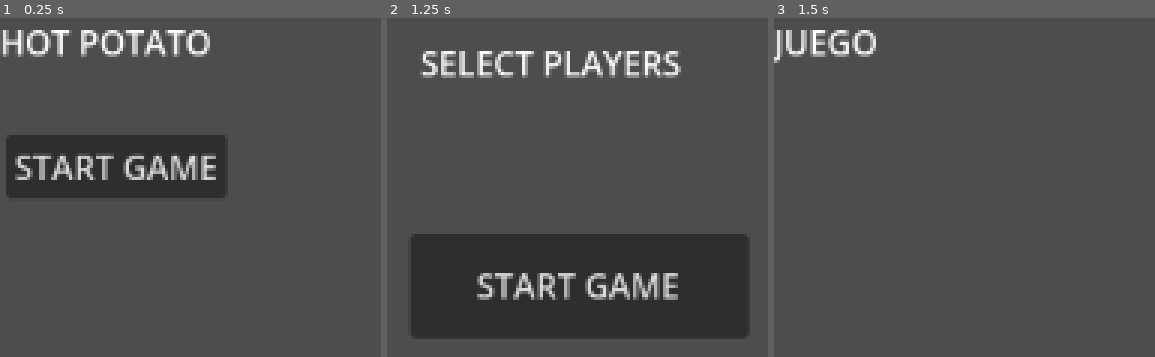
Above: before the commit, frames 1-3 (left to right).
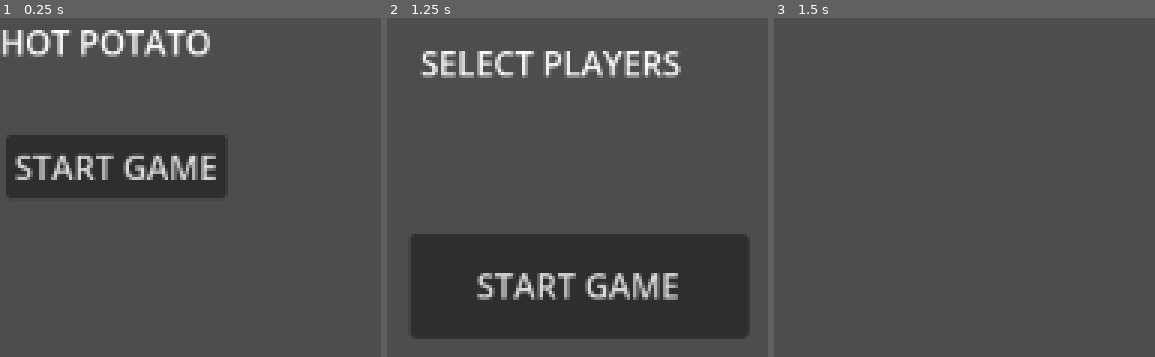
Above: after the commit, the same moments.

Repository: lucianocanovas/hot-potato
Game: Godot game, scene res://scenes/Menu/MainMenu.tscn
Two runs of this game, one before a commit and one after it. Both use one fixed random seed, a clock stepped at 60 frames per second and the inputs below.
Inputs:
- Up to frame 1 (0.25 s): no input
- Up to frame 2 (1.25 s): click "START GAME" at 0.5 s
- Up to frame 3 (1.5 s): click "START GAME" at 1.25 s

Frames 1-2 are identical in both runs. In frame 3, 1.3% of the frame differs, in the area x 0-27%, y 3-14%.

Commit message:
bomb and arrow test assets

Diff:
--- /dev/null
+++ b/scenes/MainGame/Bomb.tscn
@@ -0,0 +1,19 @@
+[gd_scene load_steps=3 format=3 uid="uid://mxtemd43dmw8"]
+
+[ext_resource type="Texture2D" uid="uid://442o0oc40qhk" path="res://assets/bomb.png" id="1_4dw51"]
+[ext_resource type="Texture2D" uid="uid://cdkc3s2f6bi0d" path="res://assets/arrow.png" id="2_3msjx"]
+
+[node name="bomb" type="Node2D"]
+
+[node name="bombSprite" type="Sprite2D" parent="."]
+position = Vector2(506, 289)
+scale = Vector2(8, 8)
+texture = ExtResource("1_4dw51")
+
+[node name="pointer" type="Node2D" parent="."]
+
+[node name="pointerSprite" type="Sprite2D" parent="pointer"]
+z_index = -1
+position = Vector2(641.313, 320.137)
+scale = Vector2(8.29297, 4.17896)
+texture = ExtResource("2_3msjx")
--- a/scenes/MainGame/Game.tscn
+++ b/scenes/MainGame/Game.tscn
@@ -1,8 +1,3 @@
 [gd_scene format=3 uid="uid://dfxe1us7oc3kf"]
 
 [node name="game" type="Node2D"]
-
-[node name="label" type="Label" parent="."]
-offset_right = 40.0
-offset_bottom = 23.0
-text = "JUEGO"
--- a/scenes/Menu/PlayerSelector/PlayerMenu.tscn
+++ b/scenes/Menu/PlayerSelector/PlayerMenu.tscn
@@ -25,6 +25,7 @@
 offset_top = 31.0
 offset_right = 168.0
 offset_bottom = 135.0
+columns = 2
 
 [node name="start" type="Button" parent="."]
 layout_mode = 0
Binary file added: assets/arrow.png
Not shown, added: assets/arrow.png.import
Binary file added: assets/bomb.png
Not shown, added: assets/bomb.png.import
